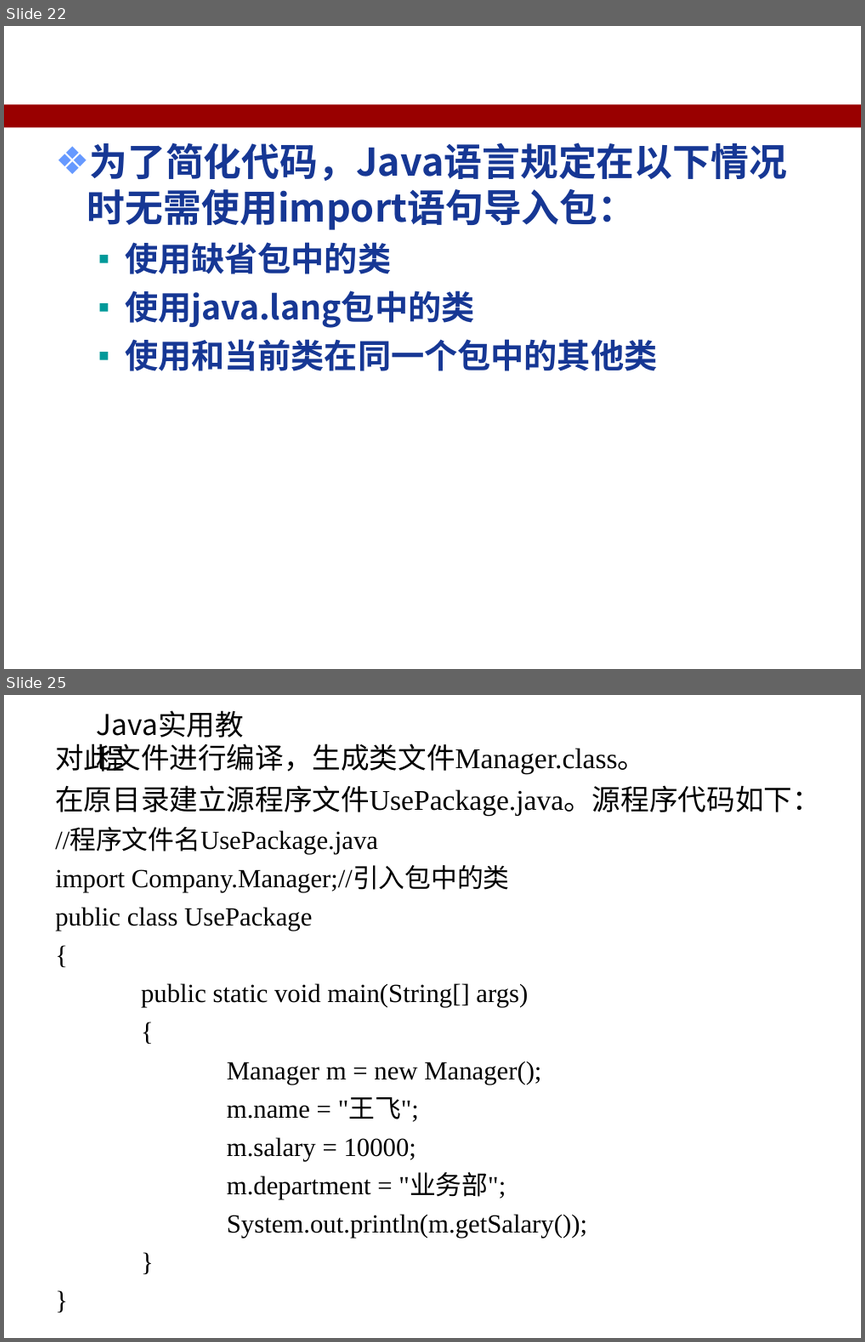
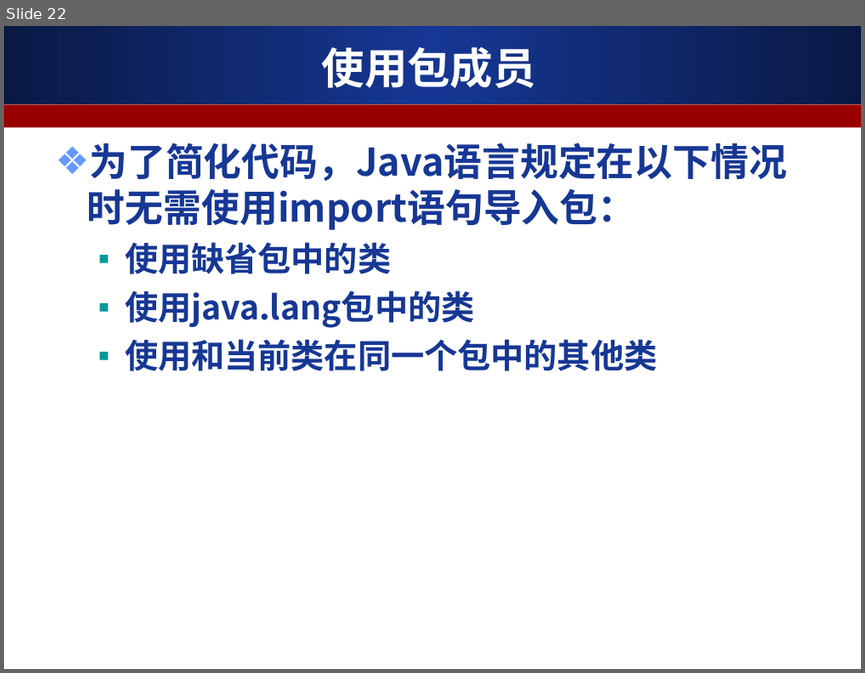
Before and after one commit to ALiberInc/Training, a slide deck: Java/第五章_Java语言的包.ppt. Shown one above the other, each under a label of ours: slides 22 and 25 before the commit, slide 22 after it; the slides between them are not shown. The pictures are 865x1342 and 865x673 pixels, drawn with LibreOffice and Linux fonts; fonts in the diff are those of the drawing; background and template pictures are left out. Boxes give left, top, right and bottom in pixels: in the first picture for what was removed or moved away, otherwise in the second. Text is boxed around its words. In the diff, an @@ line names an element or a change of style, - is before the commit and + after.

Commit message:
修改最后的小程序

```diff
--- a/Java/第五章_Java语言的包.ppt
+++ b/Java/第五章_Java语言的包.ppt
@@ slide 25 removed at <box>4,695,861,1338</box>, background #FFFFFF @@
@@ text removed at <box>88,702,281,744</box> @@
-Java实用教程
@@ text removed at <box>55,743,821,1237</box> @@
-对此文件进行编译，生成类文件Manager.class。
-在原目录建立源程序文件UsePackage.java。源程序代码如下：
-//程序文件名UsePackage.java
-import Company.Manager;//引入包中的类
-public class UsePackage
-{
-public static void main(String[] args)
-{
-Manager m = new Manager();
-m.name = "王飞";
-m.salary = 10000;
-m.department = "业务部";
-System.out.println(m.getSalary());
-}
-}
@@ slide 22 changed as well @@
@@ rectangle added at <box>4,26,861,104</box>, fill gradient #0A1944 to #163794 @@
@@ title added at <box>322,47,536,88</box>, 36 pt, text #FFFFFF, bold @@
+使用包成员
```
Also in this commit, not shown: 23 other slides changed, 2 other slides removed.
